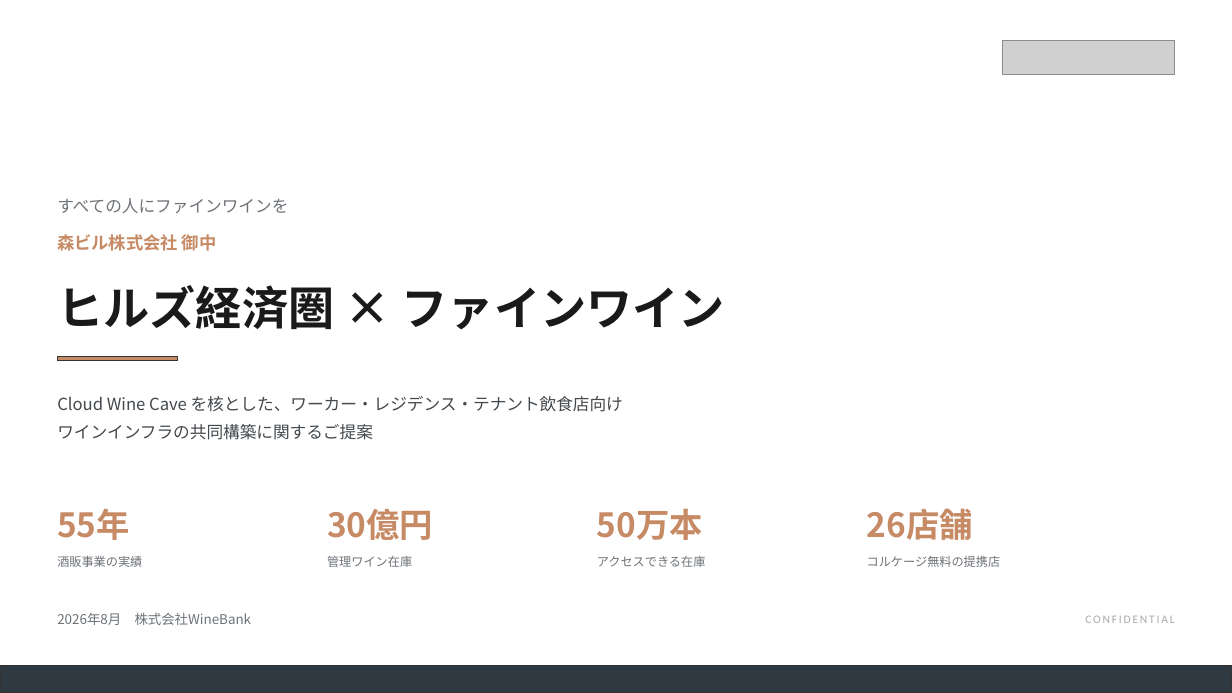
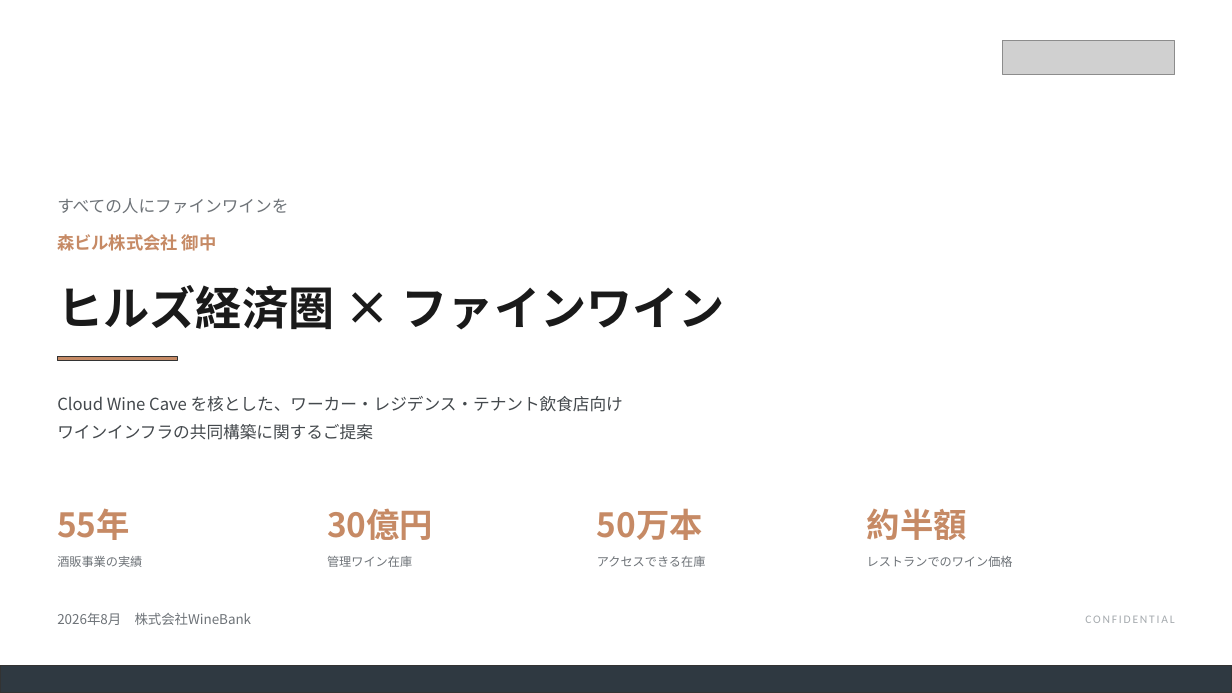
Before and after one commit to nakano-winebank/wine-auction, a slide deck: slide 1 of docs/proposals/森ビル様_業務提携ご提案_WineBank_20260810.pptx. Drawn at 1232x693 pixels with LibreOffice and Linux fonts; fonts in the diff are those of the drawing; grey boxes stand for pictures. Boxes give left, top, right and bottom in pixels: in the first picture for what was removed or moved away, otherwise in the second. Text is boxed around its words. In the diff, an @@ line names an element or a change of style, - is before the commit and + after.

```diff
--- a/docs/proposals/森ビル様_業務提携ご提案_WineBank_20260810.pptx
+++ b/docs/proposals/森ビル様_業務提携ご提案_WineBank_20260810.pptx
@@ text at (x1=867, y1=508, x2=967, y2=540): text changed @@
-26店舗
+約半額
@@ text at (x1=867, y1=556, x2=1013, y2=567): text changed @@
-コルケージ無料の提携店
+レストランでのワイン価格
```
Also in this commit, not shown: 7 other slides changed, 1 slide added, 2 other files.
